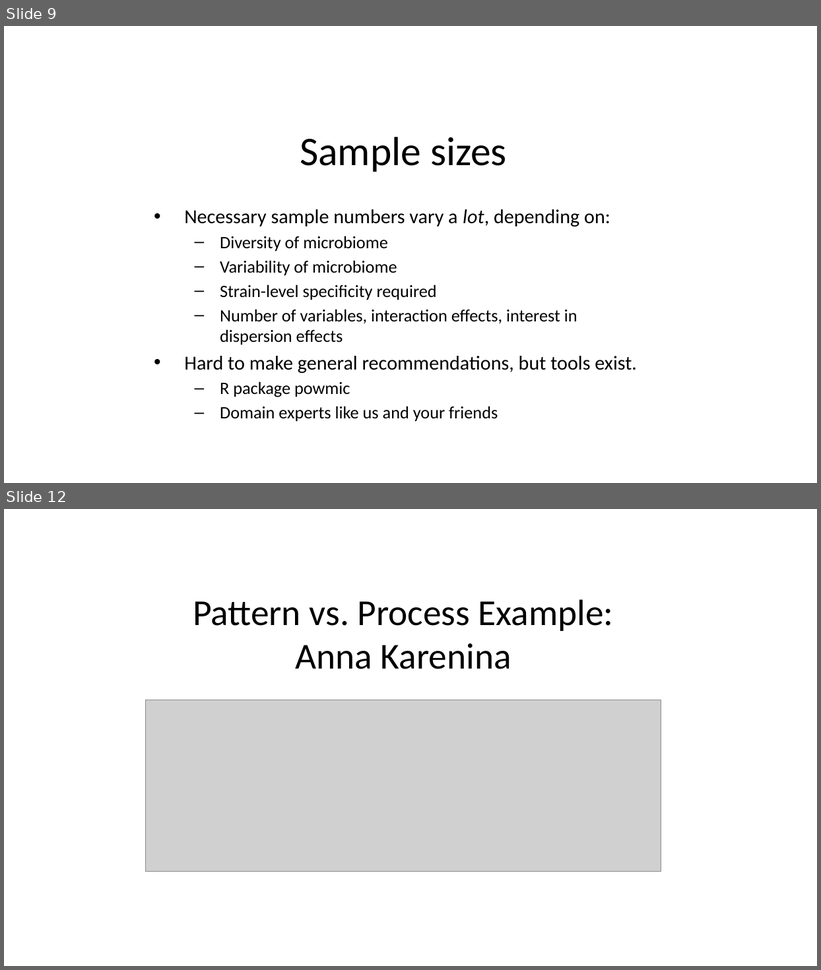
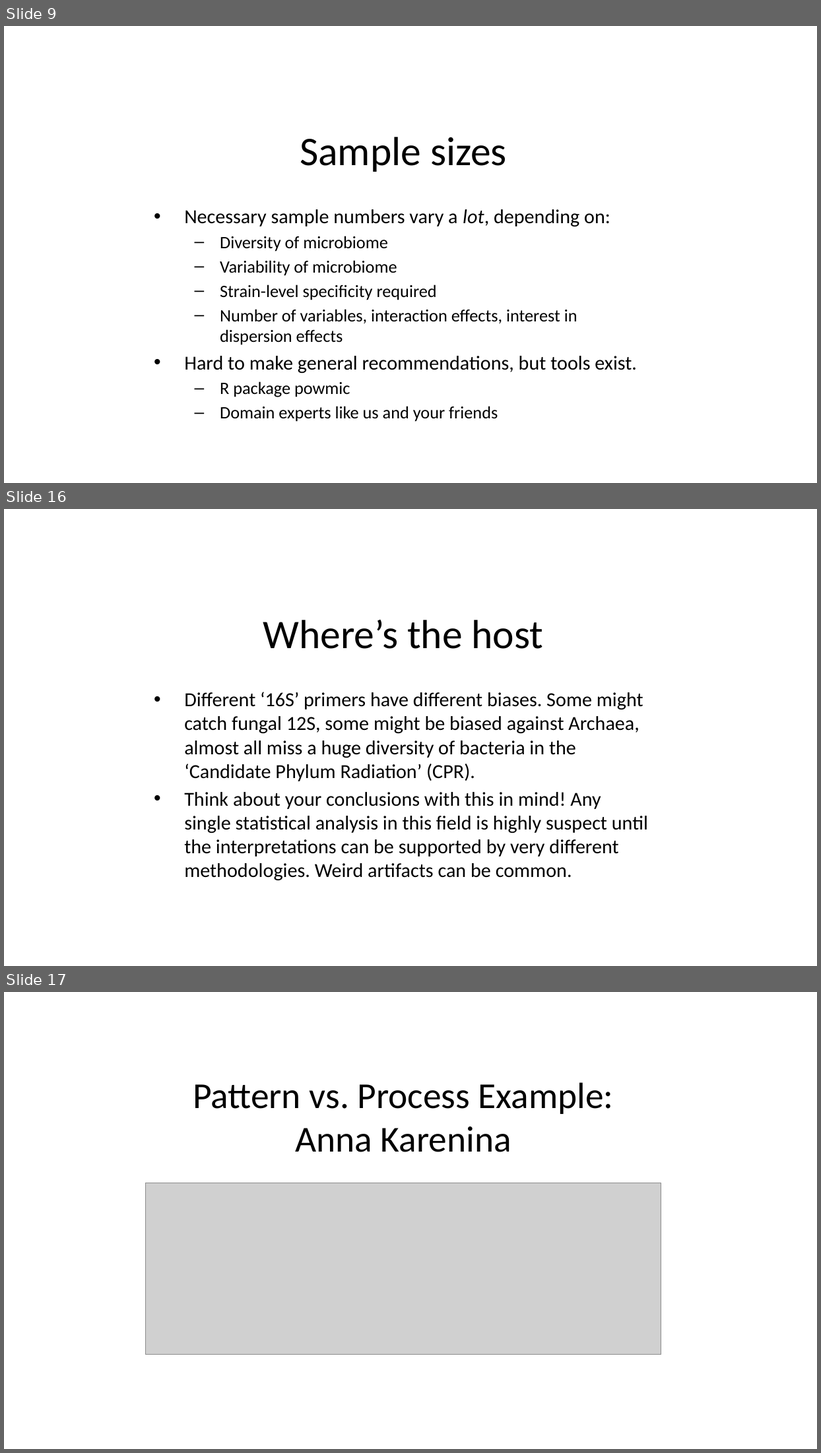
Before and after one commit to usfomicshub/microbiome_workshop, a slide deck: slides/day1/microbiome_workshop_stats.pptx. Shown one above the other, each under a label of ours: slides 9 and 12 before the commit, slides 9, 16 and 17 after it; the slides between them are not shown. The pictures are 821x970 and 821x1453 pixels, drawn with LibreOffice and Linux fonts; fonts in the diff are those of the drawing; grey boxes stand for pictures; background and template pictures are left out. Boxes give left, top, right and bottom in pixels: in the first picture for what was removed or moved away, otherwise in the second. Text is boxed around its words. In the diff, an @@ line names an element or a change of style, - is before the commit and + after.

```diff
--- a/slides/day1/microbiome_workshop_stats.pptx
+++ b/slides/day1/microbiome_workshop_stats.pptx
@@ slide 16 added at (4, 509, 817, 966), background picture (left out) @@
@@ title added at (263, 620, 544, 649), 36 pt, text #000000 @@
+Where’s the host
@@ text added at (184, 692, 648, 881), 17.6 pt, text #000000 @@
+• Different ‘16S’ primers have different biases. Some might catch fungal 12S, some might be biased against Archaea, almost all miss a huge diversity of bacteria in the ‘Candidate Phylum Radiation’ (CPR).
+• Think about your conclusions with this in mind! Any single statistical analysis in this field is highly suspect until the interpretations can be supported by very different methodologies. Weird artifacts can be common.
@@ what was slide 12 is now slide 17 @@
```
Also in this commit, not shown: 2 slides changed, 4 other slides added.
